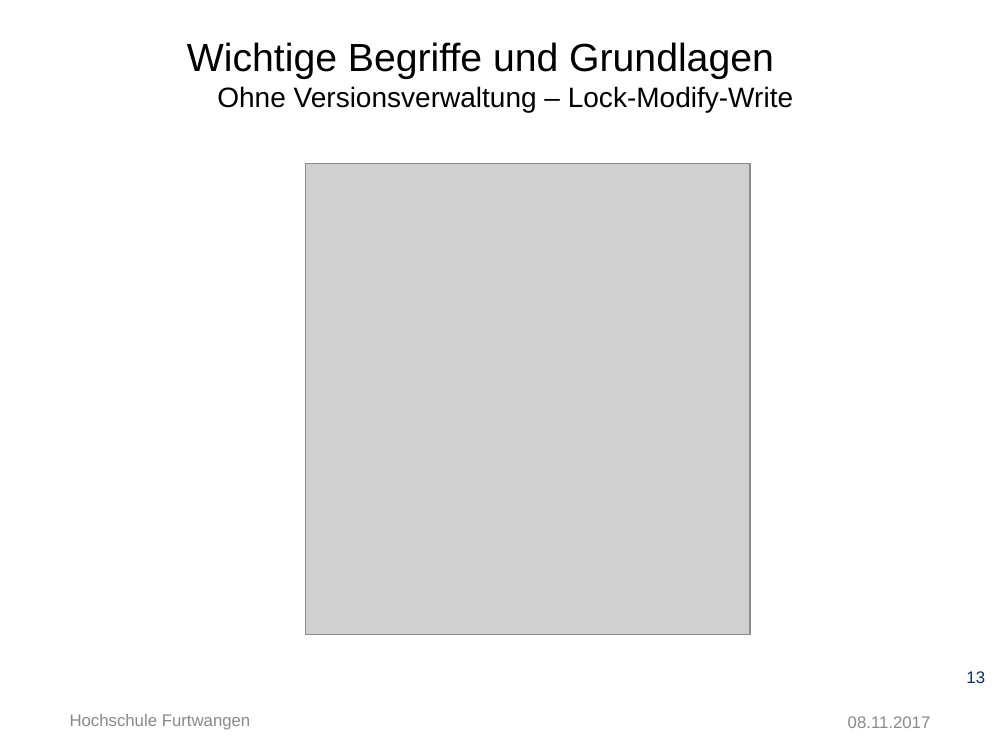
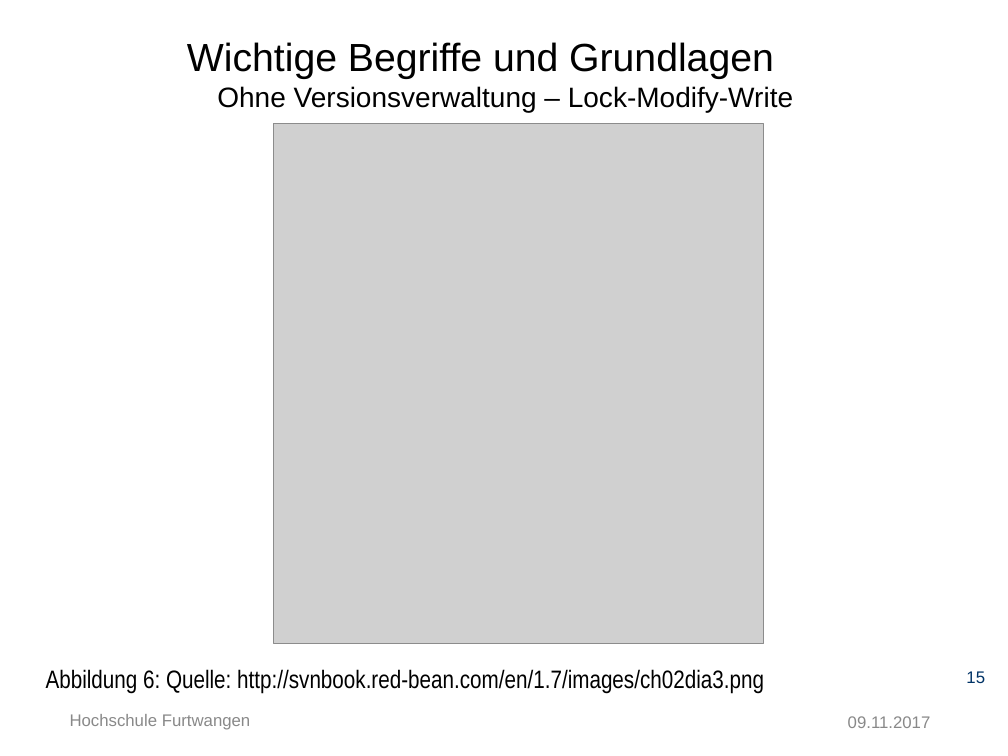
Before and after one commit to Ertugrul-Furtwangen/Erti, a slide deck: slide 15 of Thesis-Präsentation.pptx (slide 13 before the commit). Drawn at 1008x756 pixels with LibreOffice and Linux fonts; fonts in the diff are those of the drawing; grey boxes stand for pictures; background and template pictures are left out. Boxes give left, top, right and bottom in pixels: in the first picture for what was removed or moved away, otherwise in the second. Text is boxed around its words. In the diff, an @@ line names an element or a change of style, - is before the commit and + after.

```diff
--- a/Thesis-Präsentation.pptx
+++ b/Thesis-Präsentation.pptx
@@ picture: place and size @@
-picture at <box>305,163,750,635</box>
+picture at <box>274,124,764,643</box>
@@ text added at <box>46,669,764,694</box>, 18 pt, text #000000 @@
+Abbildung 6: Quelle: http://svnbook.red-bean.com/en/1.7/images/ch02dia3.png
@@ page number at <box>966,671,985,683</box>: text changed @@
-13
+15
@@ text at <box>848,716,931,728</box>: text changed @@
-08.11.2017
+09.11.2017
```
Also in this commit, not shown: 39 other slides changed, 3 slides added, 2 slides removed.
